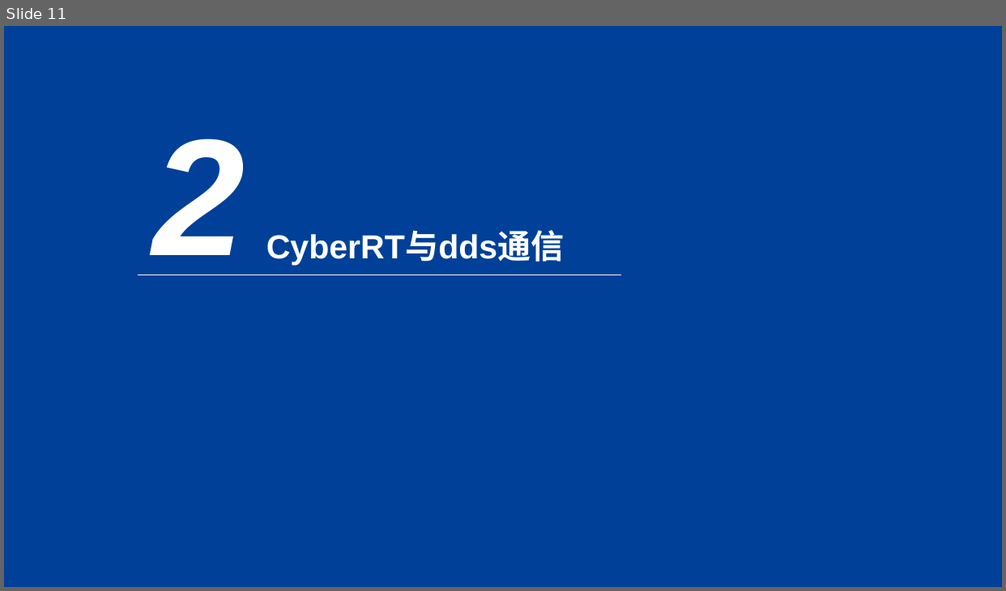
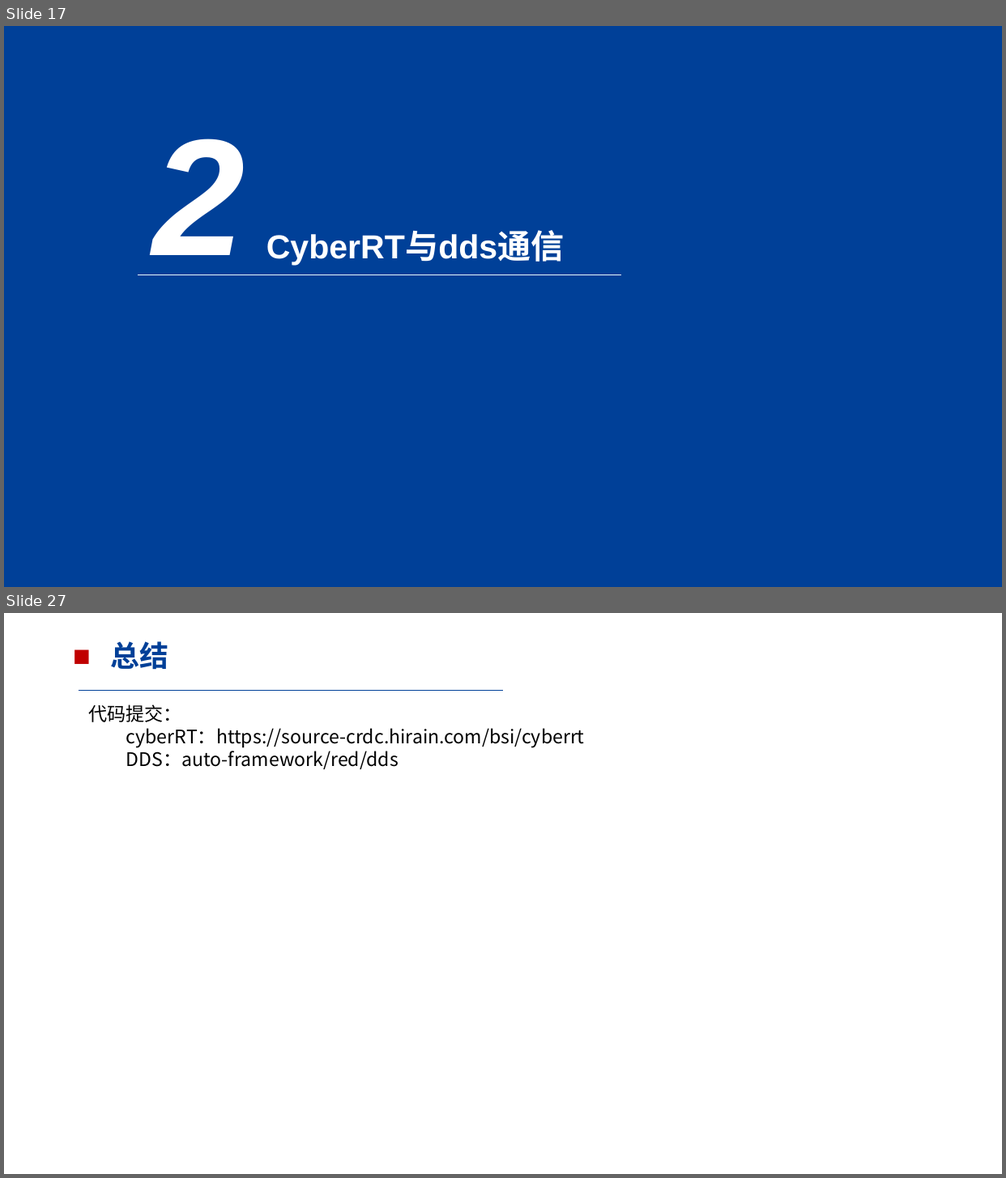
Before and after one commit to CXJ123-ai/-, a slide deck: CyberRT与cyclonedds通信.pptx. Shown one above the other, each under a label of ours: slide 11 before the commit, slides 17 and 27 after it; the slides between them are not shown. The pictures are 1006x591 and 1006x1178 pixels, drawn with LibreOffice and Linux fonts; fonts in the diff are those of the drawing. Boxes give left, top, right and bottom in pixels: in the first picture for what was removed or moved away, otherwise in the second. Text is boxed around its words. In the diff, an @@ line names an element or a change of style, - is before the commit and + after.

```diff
--- a/CyberRT与cyclonedds通信.pptx
+++ b/CyberRT与cyclonedds通信.pptx
@@ slide 27 added at (4, 613, 1002, 1174), background #FFFFFF @@
@@ text added at (110, 641, 168, 670), 28 pt, text #004098, bold @@
+■ 总结
@@ line added from (79, 691) to (503, 691), #C00000 0.75 pt @@
@@ text added at (89, 705, 585, 769), 18 pt, text #000000 @@
+代码提交：
+cyberRT：https://source-crdc.hirain.com/bsi/cyberrt
+DDS：auto-framework/red/dds
@@ what was slide 11 is now slide 17 @@
```
Also in this commit, not shown: 16 slides changed, 8 other slides added, 1 slide removed.
